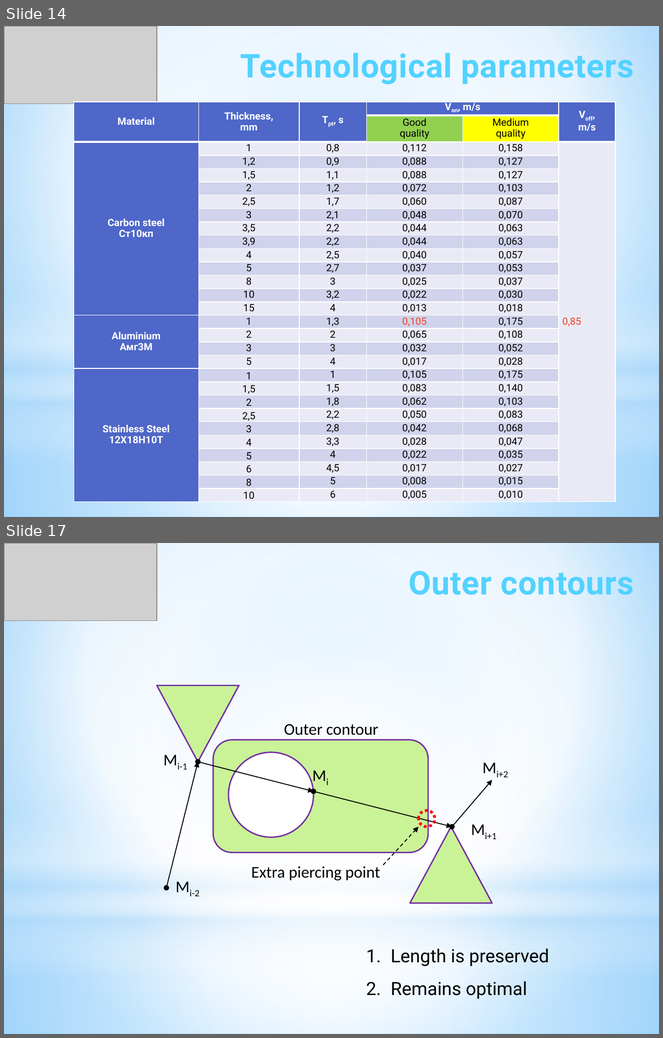
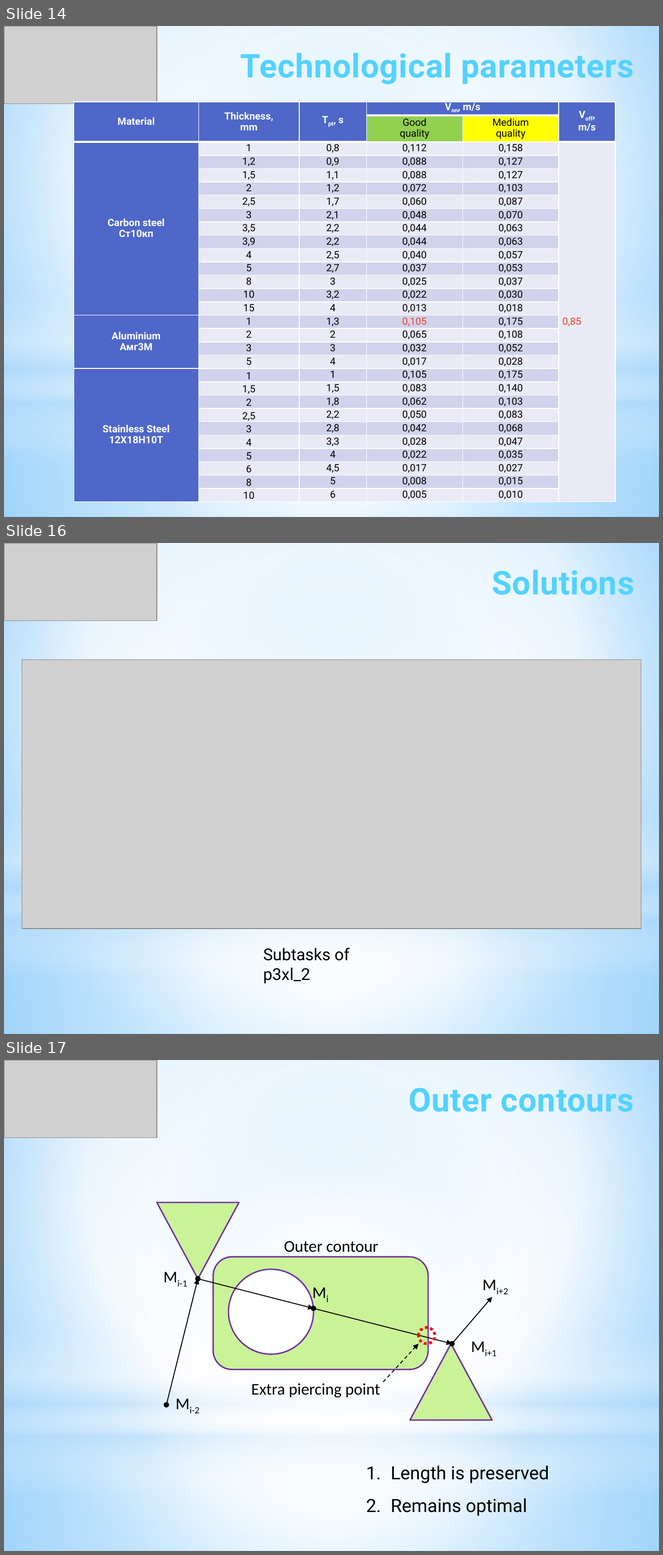
Before and after one commit to ukoloff/LaTeX, a slide deck: 2024/iGSCCP.pptx. Shown one above the other, each under a label of ours: slides 14 and 17 before the commit, slides 14, 16 and 17 after it; the slides between them are not shown. The pictures are 663x1038 and 663x1555 pixels, drawn with LibreOffice and Linux fonts; fonts in the diff are those of the drawing; grey boxes stand for pictures. Boxes give left, top, right and bottom in pixels: in the first picture for what was removed or moved away, otherwise in the second. Text is boxed around its words. In the diff, an @@ line names an element or a change of style, - is before the commit and + after.

Commit message:
Generate subtasks

```diff
--- a/2024/iGSCCP.pptx
+++ b/2024/iGSCCP.pptx
@@ slide 16 added at <box>4,543,659,1034</box>, background gradient #9ED5FF to #FFFFFF to #5BB9FF; not listed: 4 template elements that a slide beside it also shows @@
@@ picture added at <box>4,543,157,621</box> @@
@@ text added at <box>492,570,634,595</box>, 36 pt, text gradient #52D2FF to #20A0CE, bold @@
+Solutions
@@ picture added at <box>22,659,642,929</box> @@
@@ text added at <box>263,948,350,984</box>, 18 pt, text #000000 @@
+Subtasks of p3xl_2
```
Also in this commit, not shown: 1 slide changed, 1 other slide added, 2 slides removed.
